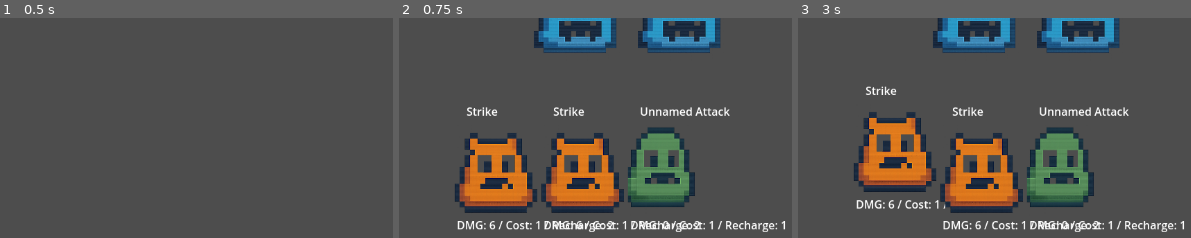
Above: before the commit, frames 1-3 (left to right).
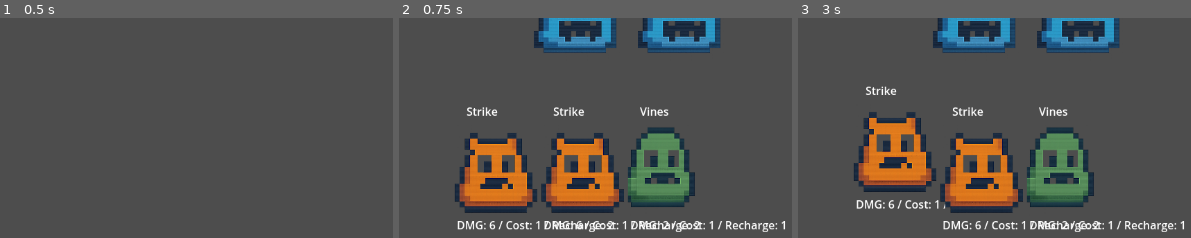
Above: after the commit, the same moments.

Repository: BKZeigler/Chimeric
Game: Godot game, scene res://scenes/scene_switcher.tscn
Same seed, same stepped clock (60 frames per second), same inputs: the game is played once before the commit and once after it.
Inputs (mouse positions are % of the whole screen's width and height, from its top left):
- Up to frame 1 (0.5 s): no input
- Up to frame 2 (0.75 s): click (10, 6) at 0.52 s
- Up to frame 3 (3 s): tap Enter at 1.25, 2.75 s; move the mouse to (73, 49) at 1.27 s; click (73, 49) at 1.42 s; tap Space at 2 s; move the mouse to (86, 49) at 2.02 s; click (86, 49) at 2.17 s; move the mouse to (62, 85) at 2.77 s; click (62, 85) at 2.92 s
The pictures show only the part of the screen within x 50-100%, y 50-100%; the shares and areas given below are measured in that part.

Frame 1 is identical in both runs. In frame 2, 0.5% of the frame differs, in the area x 61-85%, y 40-97%; in frame 3, 0.5%.

Commit message:
finished tangled and vines

Diff:
--- /dev/null
+++ b/cards/Vines/Vines.tres
@@ -0,0 +1,13 @@
+[gd_resource type="Resource" script_class="Vines" load_steps=3 format=3 uid="uid://b8n0cafkk487n"]
+
+[ext_resource type="Script" uid="uid://c2s10twjstmth" path="res://cards/Vines/vines.gd" id="1_cs8ae"]
+[ext_resource type="Texture2D" uid="uid://bipkggk1onrox" path="res://assets/temp_textures/green_slime.png" id="2_eknqf"]
+
+[resource]
+script = ExtResource("1_cs8ae")
+name = "Vines"
+damage = 2
+cost = 1
+recharge = 1
+sprite_texture = ExtResource("2_eknqf")
+metadata/_custom_type_script = "uid://c2s10twjstmth"
--- /dev/null
+++ b/cards/Vines/vines.gd
@@ -0,0 +1,10 @@
+extends Attack
+
+class_name Vines
+
+
+func execute(user, target):
+	super.execute(user, target)
+
+	if target.has_method("apply_status"):
+		target.apply_status("tangled", {"fill": null, "duration": 2})
--- a/events/battleGeneral/battle_manager.gd
+++ b/events/battleGeneral/battle_manager.gd
@@ -9,6 +9,7 @@
 var strike = preload("res://cards/Strike/Strike.tres")
 var special_strike = preload("res://cards/SpecialStrike/special_strike.tres")
 var venom = preload("res://cards/Venom/Venom.tres")
+var vines = preload("res://cards/Vines/Vines.tres")
 var current_enemy_index = 0
 var player_hand: Array = []
 
@@ -28,7 +29,7 @@
 
 		spawn_card(strike)
 		spawn_card(strike)
-		spawn_card(venom)
+		spawn_card(vines)
 
 func spawn_enemies_from_data():
 	enemy_container.get_children().map(func(child): child.queue_free()) #remove any enemies in seen before fight
--- a/scripts/enemy.gd
+++ b/scripts/enemy.gd
@@ -29,6 +29,7 @@
 		die()
 
 func apply_status(type: String, data: Dictionary):
+	#target.apply_status("tangled", {"fill": null, "duration":2})
 	#target.apply_status("bleed", {"damage": 1, "duration": 3}) Storing statuses here for right now.
 	#target.apply_status("weakness2", {"level": 2, "duration": 3})
 	#target.apply_status("poison",{"amount": 5, "duration": 5})
@@ -86,12 +87,15 @@
 func enemy_fight_pattern():
 	if BattleState.is_player_turn == false:
 		process_statuses()
-		print("Super enemy blast attack!")
-		if BattleState.player and BattleState.player.has_method("take_damage"):
-			if statuses.any(func(s): return s.type == "weakness2"):
-				BattleState.player.take_damage(1)
-			else:
-				BattleState.player.take_damage(5)
+		if statuses.any(func(s): return s.type == "tangled"):
+			return
+		else:
+			print("Super enemy blast attack!")
+			if BattleState.player and BattleState.player.has_method("take_damage"):
+				if statuses.any(func(s): return s.type == "weakness2"):
+					BattleState.player.take_damage(1)
+				else:
+					BattleState.player.take_damage(5)
 
 
 		#var selected_card = BattleState.get_selected_card()
Not shown, added: cards/Vines/vines.gd.uid
